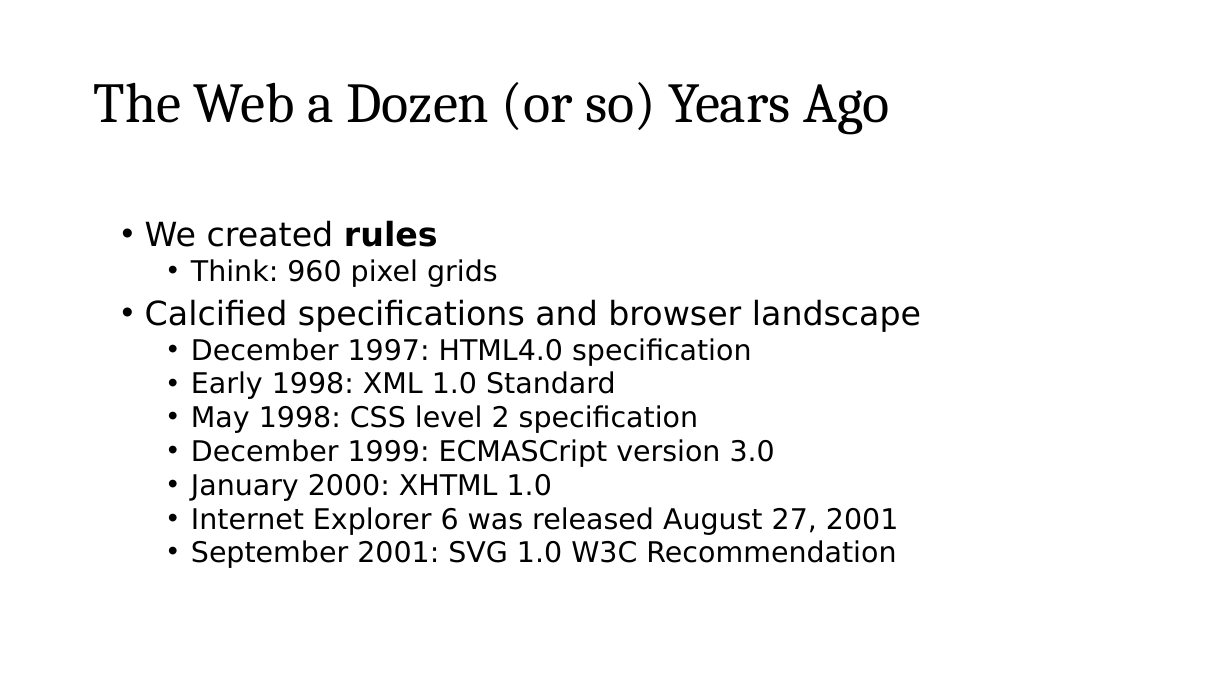
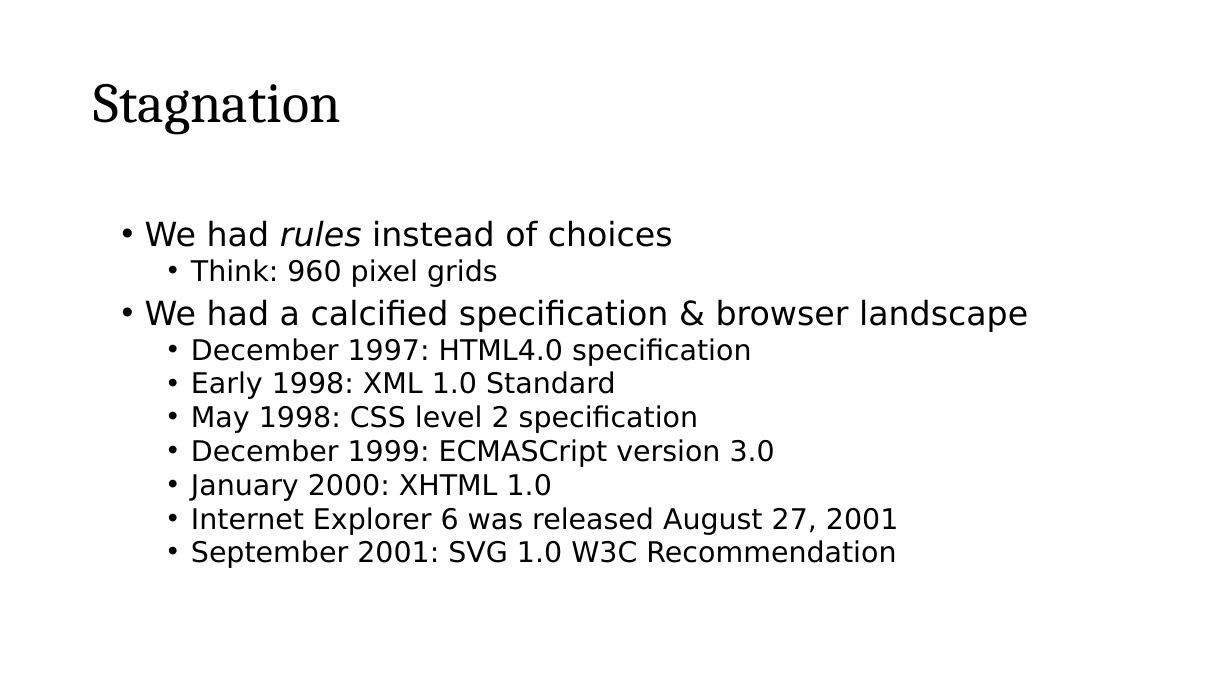
Before and after one commit to roblarsen/rob-larsen-presentations, a slide deck: slide 4 of wild-world-web.pptx. Drawn at 1232x693 pixels with LibreOffice and Linux fonts; fonts in the diff are those of the drawing; background and template pictures are left out. Boxes give left, top, right and bottom in pixels: in the first picture for what was removed or moved away, otherwise in the second. Text is boxed around its words. In the diff, an @@ line names an element or a change of style, - is before the commit and + after.

```diff
--- a/wild-world-web.pptx
+++ b/wild-world-web.pptx
@@ title at (x1=94, y1=84, x2=341, y2=134): text changed @@
-The Web a Dozen (or so) Years Ago
+Stagnation
@@ text at (x1=145, y1=220, x2=673, y2=247): text changed @@
-• We created rules
+• We had rules instead of choices
@@ text at (x1=145, y1=299, x2=1028, y2=332): text changed @@
-• Calcified specifications and browser landscape
+• We had a calcified specification & browser landscape
```
Also in this commit, not shown: 12 other slides changed, 4 slides added, 1 slide removed.
